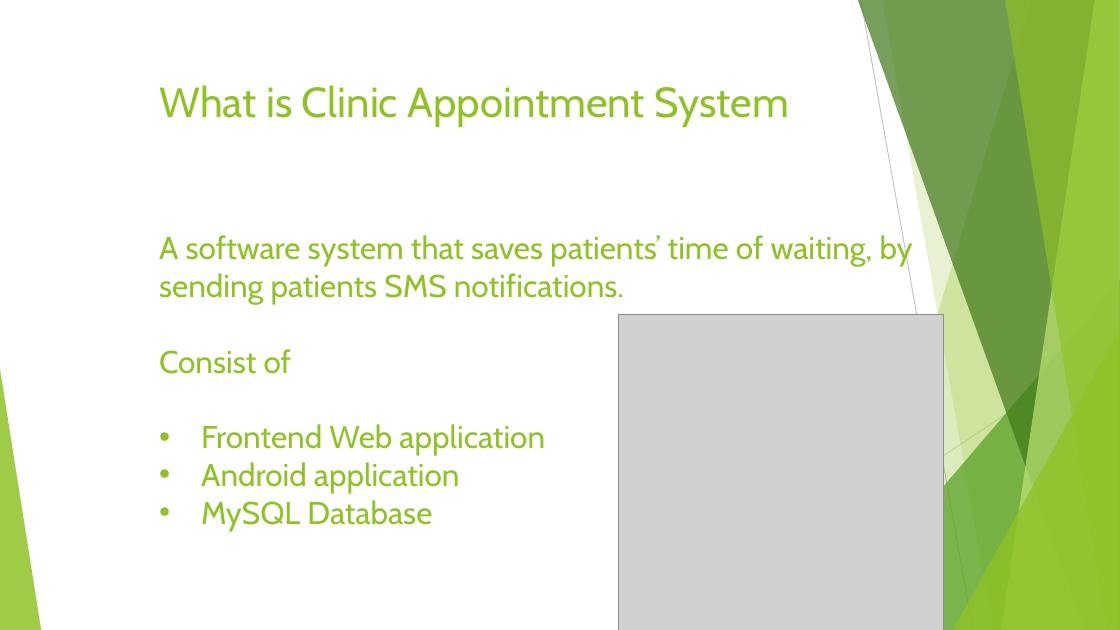
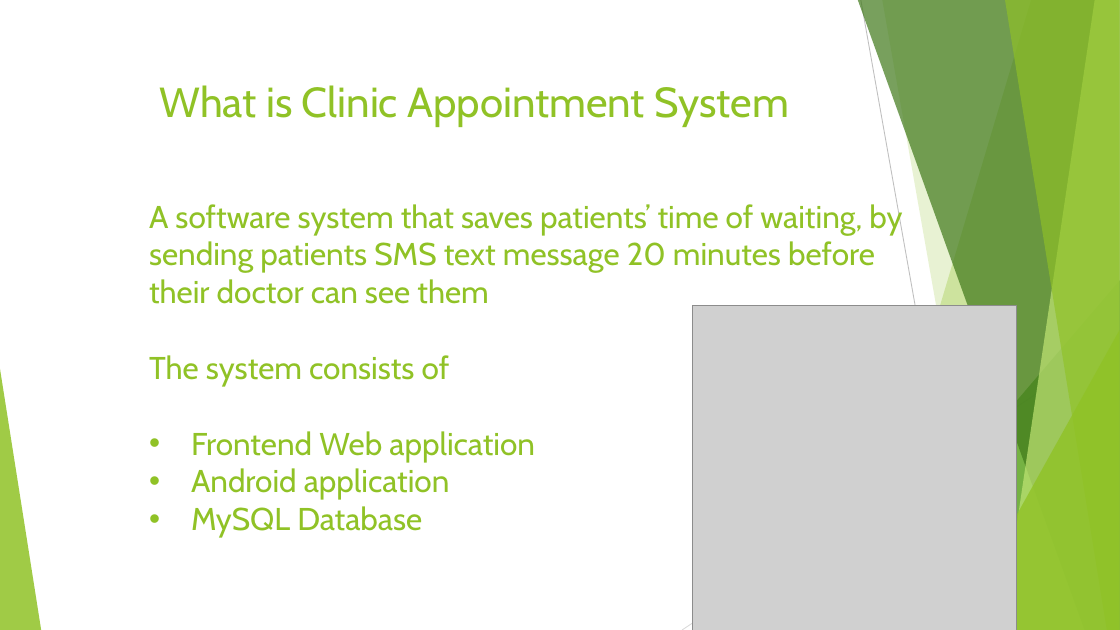
Before and after one commit to BowenZhuang/HRS, a slide deck: slide 6 of presentation.pptx. Drawn at 1120x630 pixels with LibreOffice and Linux fonts; fonts in the diff are those of the drawing; grey boxes stand for pictures. Boxes give left, top, right and bottom in pixels: in the first picture for what was removed or moved away, otherwise in the second. Text is boxed around its words. In the diff, an @@ line names an element or a change of style, - is before the commit and + after.

Commit message:
update the slides

```diff
--- a/presentation.pptx
+++ b/presentation.pptx
@@ text "A software system that saves ...": place and size @@
-text "A software system that saves ..." at [159, 232, 913, 531]
+text "A software system that saves ..." at [149, 201, 902, 537]
@@ text at [149, 201, 902, 386]: text changed @@
-A software system that saves patients’ time of waiting, by sending patients SMS notifications.
-Consist of
+A software system that saves patients’ time of waiting, by sending patients SMS text message 20 minutes before their doctor can see them
+The system consists of
@@ picture: place and size @@
-picture at [619, 315, 944, 630]
+picture at [693, 306, 1017, 630]
```
Also in this commit, not shown: 1 other slide changed, 1 slide added.
